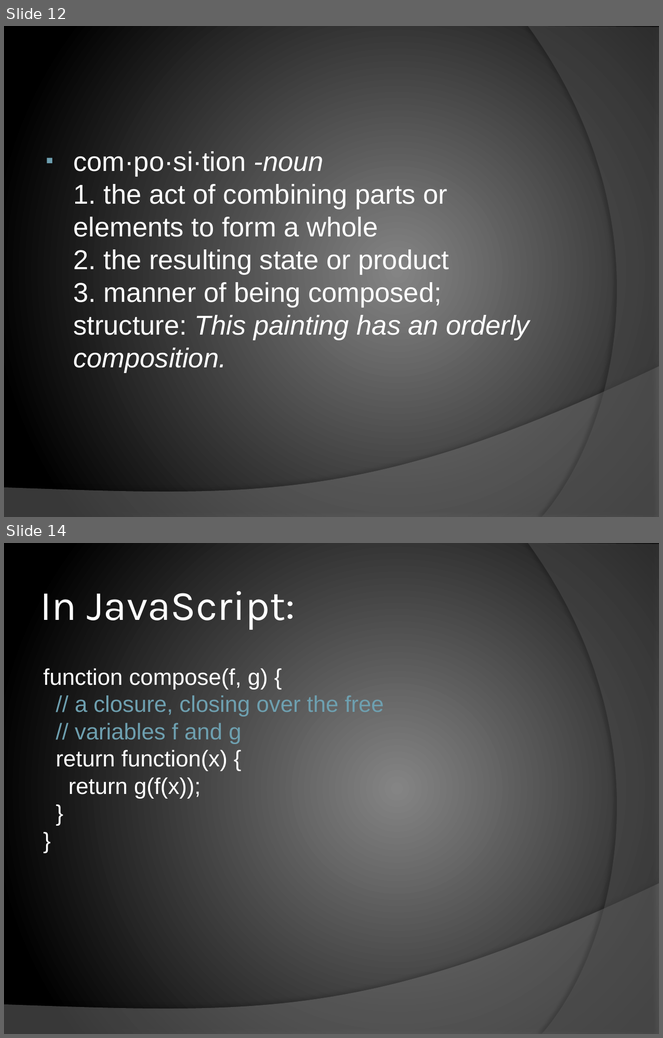
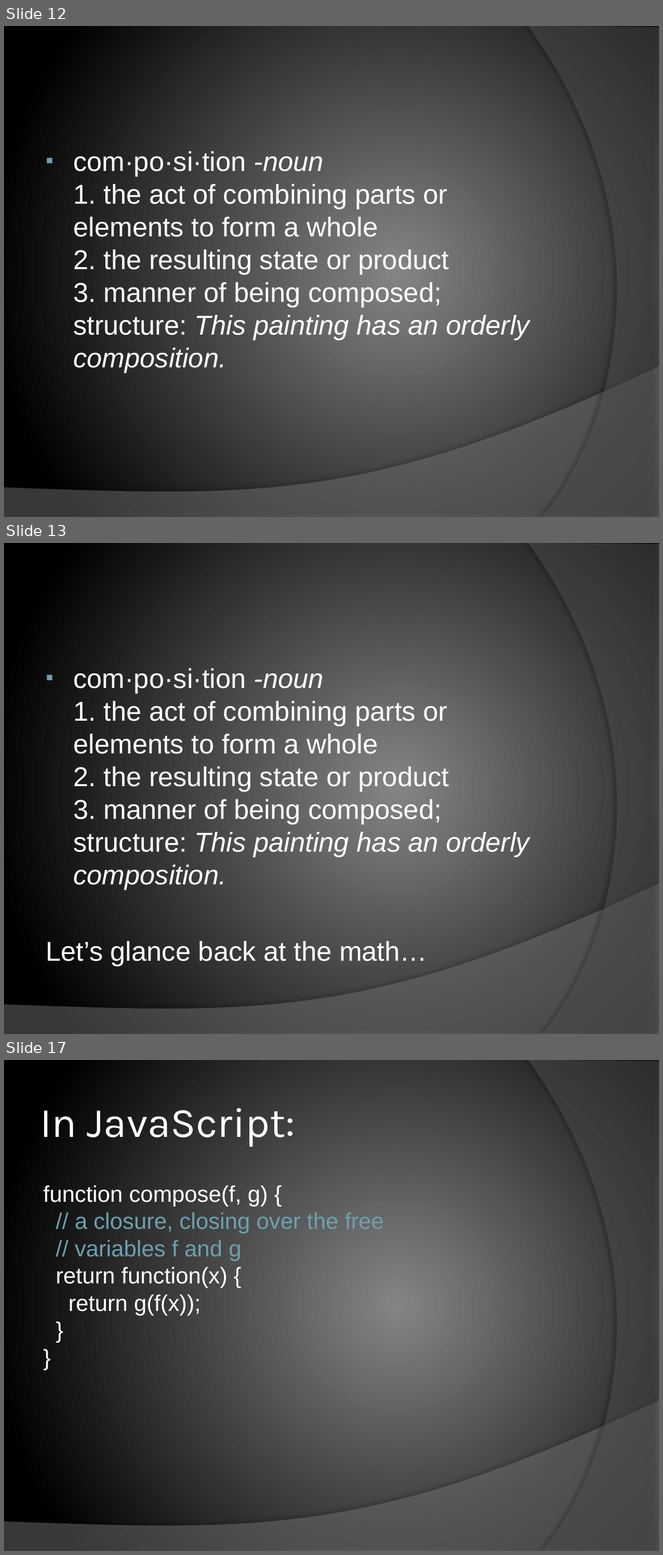
Before and after one commit to chrislewis/JaxFunc_0_ImperativelyFunctional, a slide deck: JaxFunc.pptx. Shown one above the other, each under a label of ours: slides 12 and 14 before the commit, slides 12, 13 and 17 after it; the slides between them are not shown. The pictures are 663x1038 and 663x1555 pixels, drawn with LibreOffice and Linux fonts; fonts in the diff are those of the drawing. Boxes give left, top, right and bottom in pixels: in the first picture for what was removed or moved away, otherwise in the second. Text is boxed around its words. In the diff, an @@ line names an element or a change of style, - is before the commit and + after.

```diff
--- a/JaxFunc.pptx
+++ b/JaxFunc.pptx
@@ slide 13 added at (4,543,659,1034), background gradient #848484 to #000000; not listed: 2 template elements that a slide beside it also shows @@
@@ text added at (46,668,530,967), 30 pt, text #FFFFFF @@
+▪ com·po·si·tion -noun
+  1. the act of combining parts or elements to form a whole
+  2. the resulting state or product
+  3. manner of being composed;
+  structure: This painting has an orderly composition.
+Let’s glance back at the math…
@@ what was slide 14 is now slide 17 @@
```
Also in this commit, not shown: 6 slides changed, 8 other slides added, 1 other file.
